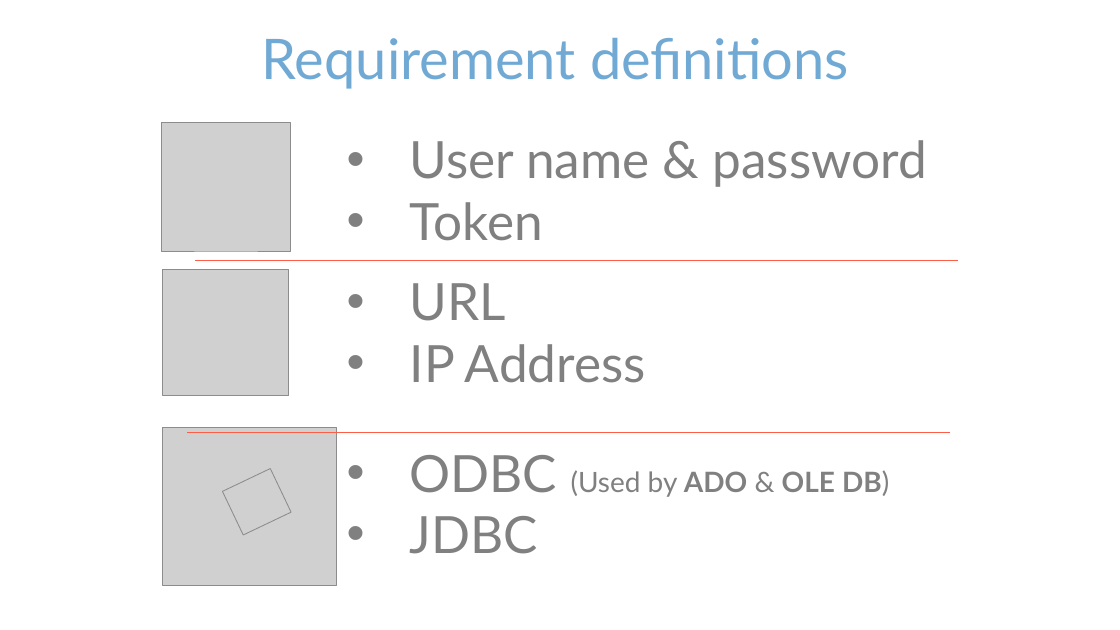
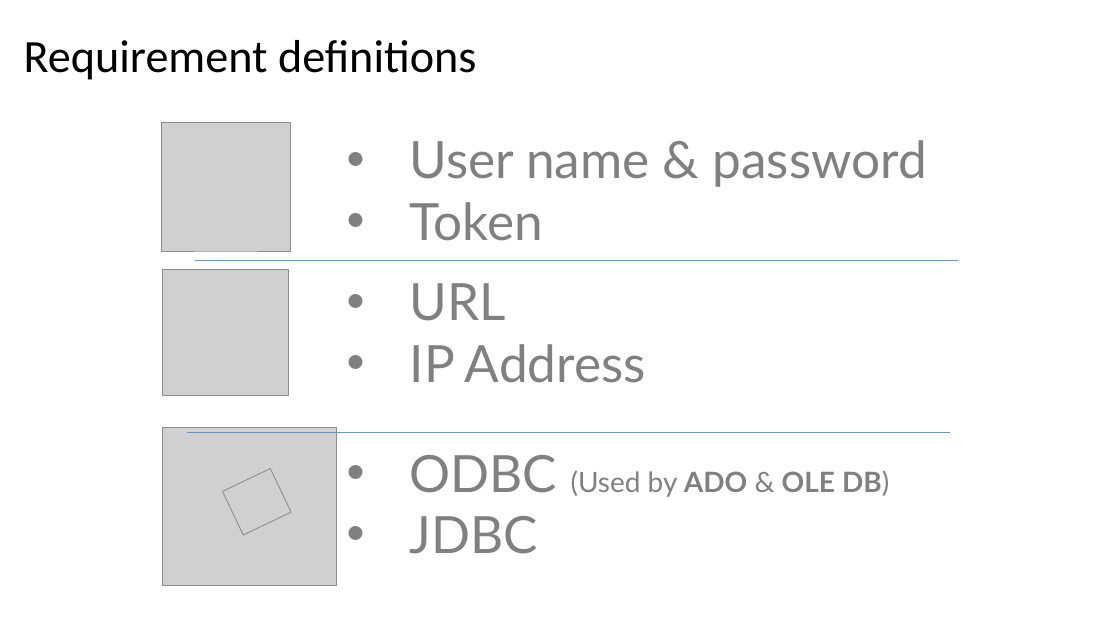
Before and after one commit to blairj09/odbc-webinar, a slide deck: slide 3 of odbc-with-r-overview.pptx. Drawn at 1120x630 pixels with LibreOffice and Linux fonts; fonts in the diff are those of the drawing; grey boxes stand for pictures; background and template pictures are left out. Boxes give left, top, right and bottom in pixels: in the first picture for what was removed or moved away, otherwise in the second. Text is boxed around its words. In the diff, an @@ line names an element or a change of style, - is before the commit and + after.

Commit message:
Update slide deck theme

```diff
--- a/odbc-with-r-overview.pptx
+++ b/odbc-with-r-overview.pptx
@@ title "Requirement definitions" at bbox=[24, 40, 476, 80]: size 48 to 39.6 pt, font Lato to Calibri, text colour #71A9D5 to #000000; alignment centre to left; line spacing 1 to 0.9 @@
@@ line (958, 260) - (195, 260): stroke #FE5F48 0.75 pt to #5B9BD5 0.5 pt @@
@@ line (950, 432) - (187, 432): stroke #FE5F48 0.75 pt to #5B9BD5 0.5 pt @@
```
Also in this commit, not shown: 24 other slides changed.
